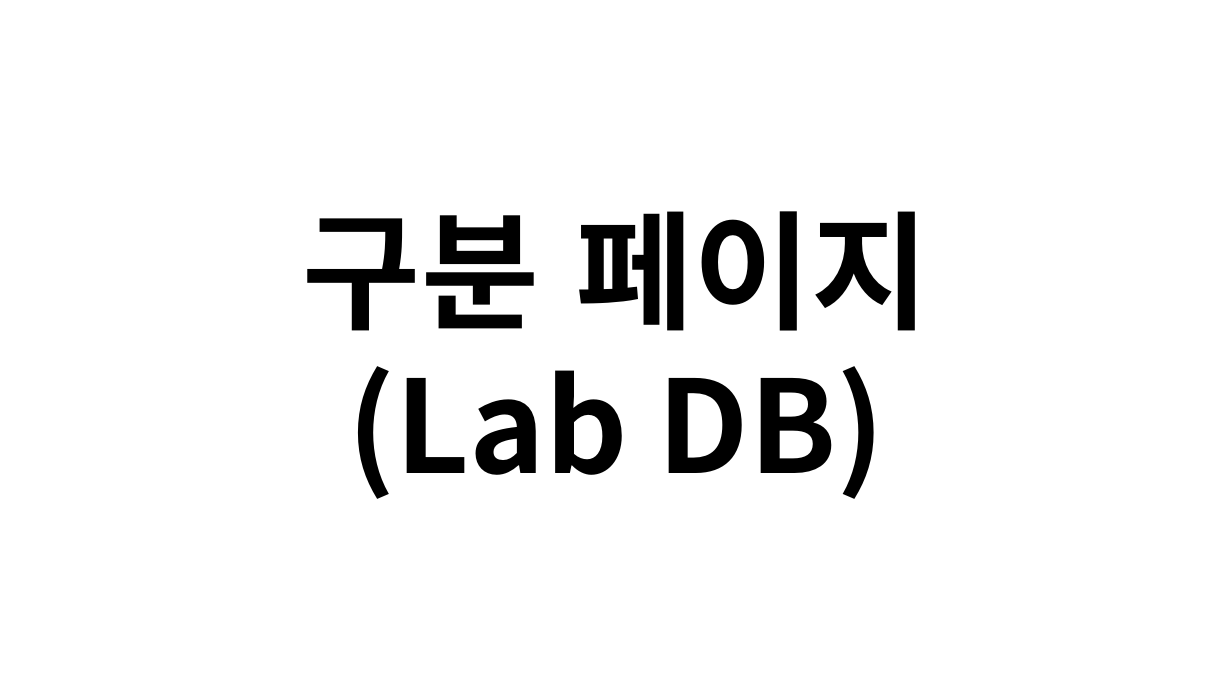
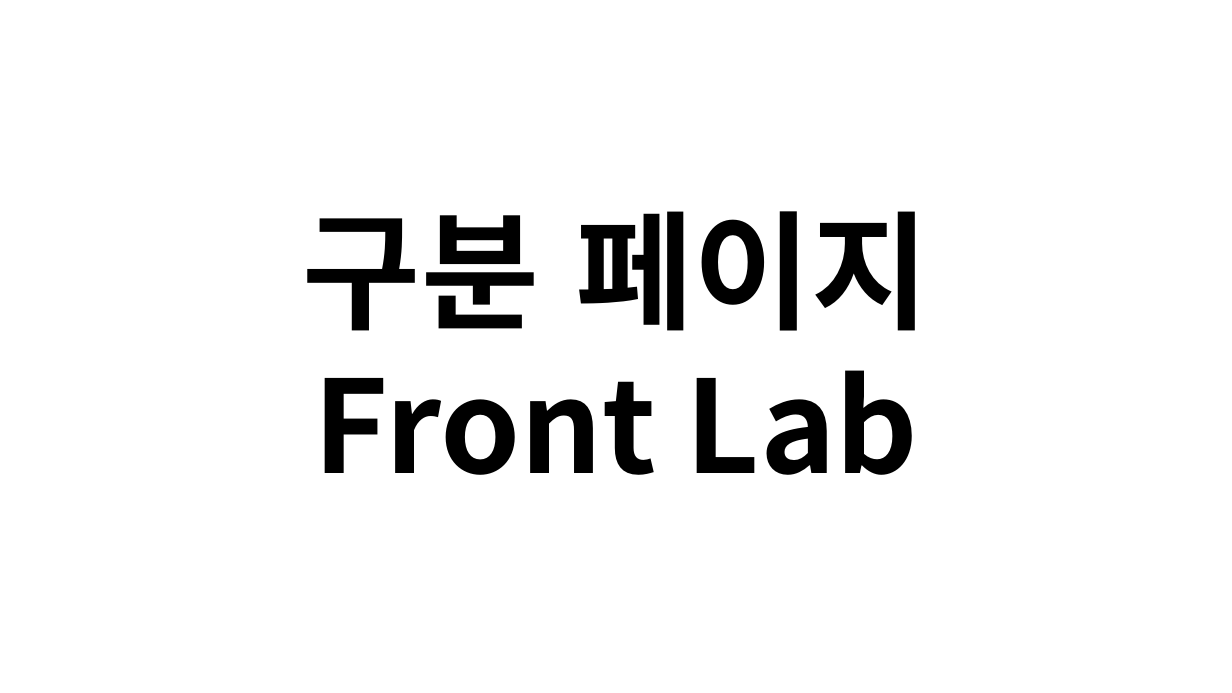
Before and after one commit to JoSihun/CGVR_Lab, a slide deck: slide 5 of documents/01_프로젝트_개발계획.pptx (slide 27 before the commit). Drawn at 1232x693 pixels with LibreOffice and Linux fonts; fonts in the diff are those of the drawing. Boxes give left, top, right and bottom in pixels: in the first picture for what was removed or moved away, otherwise in the second. Text is boxed around its words. In the diff, an @@ line names an element or a change of style, - is before the commit and + after.

```diff
--- a/documents/01_프로젝트_개발계획.pptx
+++ b/documents/01_프로젝트_개발계획.pptx
@@ text at (314, 370, 919, 475): text changed @@
-(Lab DB)
+Front Lab
```
Also in this commit, not shown: 21 other slides changed, 24 slides added, 4 slides removed, 4 other files.
